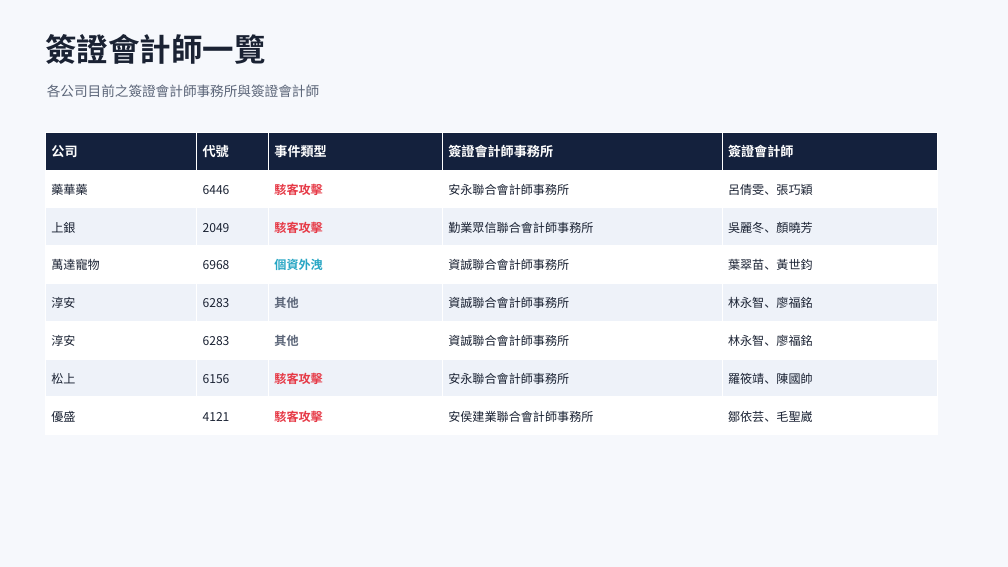
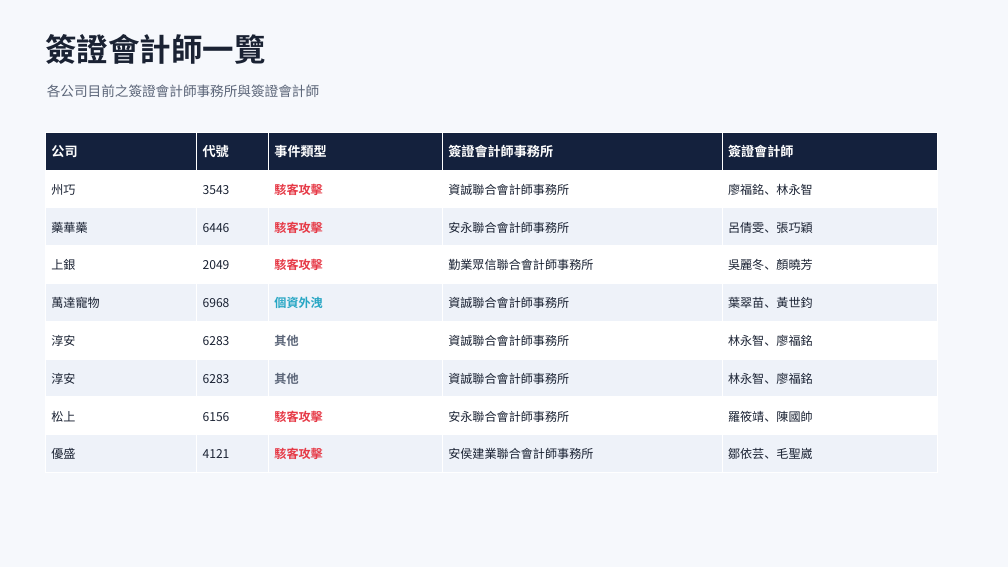
Before and after one commit to Johnnylin77/mops-isec-monitor, a slide deck: slide 4 of 資安事件因應分析.pptx. Drawn at 1008x567 pixels with LibreOffice and Linux fonts; fonts in the diff are those of the drawing. Boxes give left, top, right and bottom in pixels: in the first picture for what was removed or moved away, otherwise in the second. Text is boxed around its words. In the diff, an @@ line names an element or a change of style, - is before the commit and + after.

```diff
--- a/資安事件因應分析.pptx
+++ b/資安事件因應分析.pptx
@@ table at (45, 132, 938, 473) @@
+row 2: 州巧 | 3543 | 駭客攻擊 | 資誠聯合會計師事務所 | 廖福銘、林永智
```
Also in this commit, not shown: 5 other slides changed, 2 other files.
